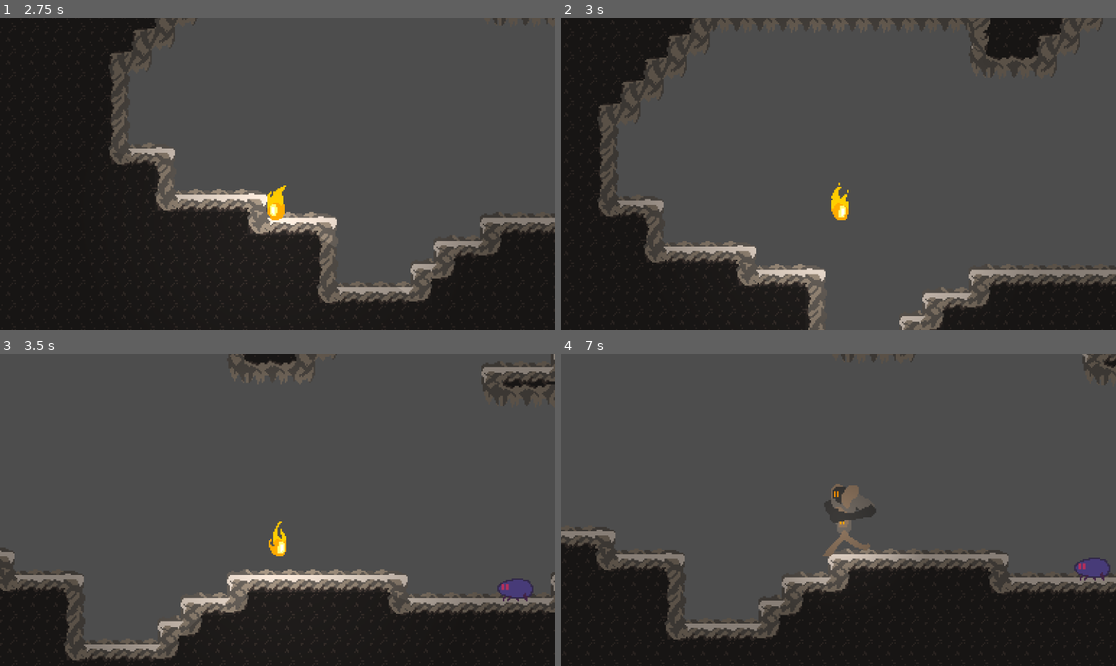
Above: before the commit, frames 1-4 (two rows, left to right).
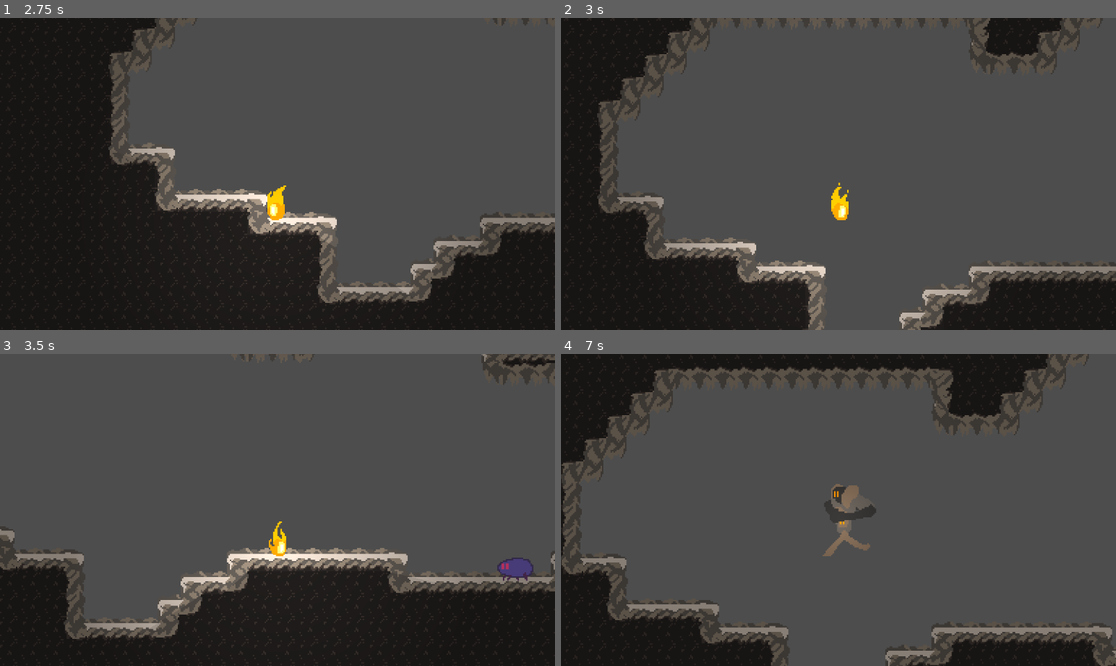
Above: after the commit, the same moments.

Repository: gcarlson/WildJam66
Game: Godot game, scene res://Assets/Scenes/level_2.tscn
Two runs of this game, one before a commit and one after it. Both use one fixed random seed, a clock stepped at 60 frames per second and the inputs below.
Inputs (mouse positions are in pixels of both pictures, inside the frame that each line leads up to):
- Up to frame 1 (2.75 s): tap Enter (ui_accept) at 0.5, 1.52, 1.55, 1.82 s; move the mouse to (399, 158) at 0.52 s; hold Enter (ui_accept) 0.53-1.28 s; hold Right (ui_right) 0.53-2.03 s; move the mouse to (166, 189) at 1.27 s; click (166, 189) at 1.35 s; move the mouse to (333, 105) at 2.02 s; hold Left (ui_left) from 2.03 s (still down); hold Enter (ui_accept) from 2.03 s (still down); tap F (switch_form) at 2.1 s
- Up to frame 2 (3 s): move the mouse to (810, 236) at 2.77 s; release Left (ui_left) at 2.78 s; release Enter (ui_accept) at 2.78 s; hold Right (ui_right) from 2.78 s (still down); tap Enter (ui_accept) at 2.85 s
- Up to frame 3 (3.5 s): keep holding Right (ui_right); tap Enter (ui_accept) at 3.02, 3.32 s
- Up to frame 4 (7 s): move the mouse to (1005, 556) at 3.52 s; hold Enter (ui_accept) 3.53-4.28 s; click (1005, 556) at 3.6 s; tap Escape (ui_cancel) at 4.15 s; move the mouse to (672, 463) at 4.27 s; release Right (ui_right) at 4.28 s; hold Left (ui_left) 4.28-5.03 s; tap F (switch_form) at 4.35, 6.6 s; tap Enter (ui_accept) at 4.52, 4.55, 4.82, 6.02, 6.05, 6.32 s; move the mouse to (866, 510) at 5.02 s; hold Right (ui_right) 5.03-5.78 s; hold Enter (ui_accept) 5.03-5.78 s; move the mouse to (755, 432) at 5.77 s; hold Left (ui_left) from 5.78 s (still down); click (755, 432) at 5.85 s; move the mouse to (960, 494) at 6.52 s; hold Enter (ui_accept) from 6.53 s (still down)

Frame 1 is identical in both runs. In frame 2, 6.2% of the frame differs, in the area x 6-100%, y 0-100%; in frame 3, 14%; in frame 4, 35%, in the area x 0-100%, y 0-100%.

Commit message:
Added short hop

Diff:
--- a/Assets/Scenes/Player.gd
+++ b/Assets/Scenes/Player.gd
@@ -19,6 +19,7 @@
 
 const SPEED = 250.0
 const JUMP_VELOCITY = -325.0
+const SQUAT_DUR = 0.1
 
 var armored = true
 var active_sprite = big_sprite
@@ -34,11 +35,6 @@
 	tilemap = get_tree().get_first_node_in_group("Tilemap")
 
 func _physics_process(delta):
-	#if Input.is_action_just_pressed("ui_cancel"):
-	#	get_tree().paused = not get_tree().paused
-	#	pause_screen.visible = get_tree().paused
-
-
 	# Add the gravity.
 	if not is_on_floor():
 		velocity.y += gravity * delta
@@ -46,10 +42,8 @@
 		last_ground = global_position
 
 	# Handle jump.
-	if not armored and Input.is_action_just_pressed("ui_accept") and is_on_floor():
-		velocity.y = JUMP_VELOCITY
-	if armored and Input.is_action_just_pressed("ui_accept") and is_on_floor():
-		velocity.y = JUMP_VELOCITY*.7
+	if Input.is_action_just_pressed("ui_accept") and is_on_floor():
+		delayed_jump()
 
 	if armored and Input.is_action_just_pressed("ability_1") and !anim_locked:
 		#print("ddd tile: ", tilemap.local_to_map(global_position + Vector2(0, 36)))
@@ -100,6 +94,12 @@
 
 	move_and_slide()
 
+func delayed_jump():
+	velocity.y = JUMP_VELOCITY if not armored else 0.7 * JUMP_VELOCITY
+	await get_tree().create_timer(SQUAT_DUR).timeout
+	print("ddd squat over ", Input.is_action_pressed("ui_accept"), " ", velocity.y)
+	if not Input.is_action_pressed("ui_accept") and not armored:
+		velocity.y = JUMP_VELOCITY * 0.3
 
 func delayed_smash():
 	await get_tree().create_timer(0.65).timeout
--- a/Assets/Scenes/sun.tscn
+++ b/Assets/Scenes/sun.tscn
@@ -1,6 +1,7 @@
-[gd_scene load_steps=5 format=3 uid="uid://bpt0cyoi2l0w1"]
+[gd_scene load_steps=6 format=3 uid="uid://bpt0cyoi2l0w1"]
 
 [ext_resource type="Script" path="res://Assets/Scenes/Pickup.gd" id="1_uiodv"]
+[ext_resource type="Texture2D" uid="uid://ijajklsyvyfh" path="res://Assets/Sprites/Effects/Sun-tifact.png" id="2_h3l56"]
 
 [sub_resource type="RectangleShape2D" id="RectangleShape2D_fr58y"]
 size = Vector2(16, 16)
@@ -18,6 +19,7 @@
 script = ExtResource("1_uiodv")
 
 [node name="ColorRect" type="ColorRect" parent="."]
+visible = false
 anchors_preset = 8
 anchor_left = 0.5
 anchor_top = 0.5
@@ -50,5 +52,9 @@
 texture = SubResource("GradientTexture2D_0a4ma")
 texture_scale = 4.5
 
+[node name="Sprite2D" type="Sprite2D" parent="."]
+position = Vector2(-0.5, -2)
+texture = ExtResource("2_h3l56")
+
 [connection signal="area_entered" from="." to="." method="_on_area_entered"]
 [connection signal="body_entered" from="." to="." method="_on_body_entered"]
